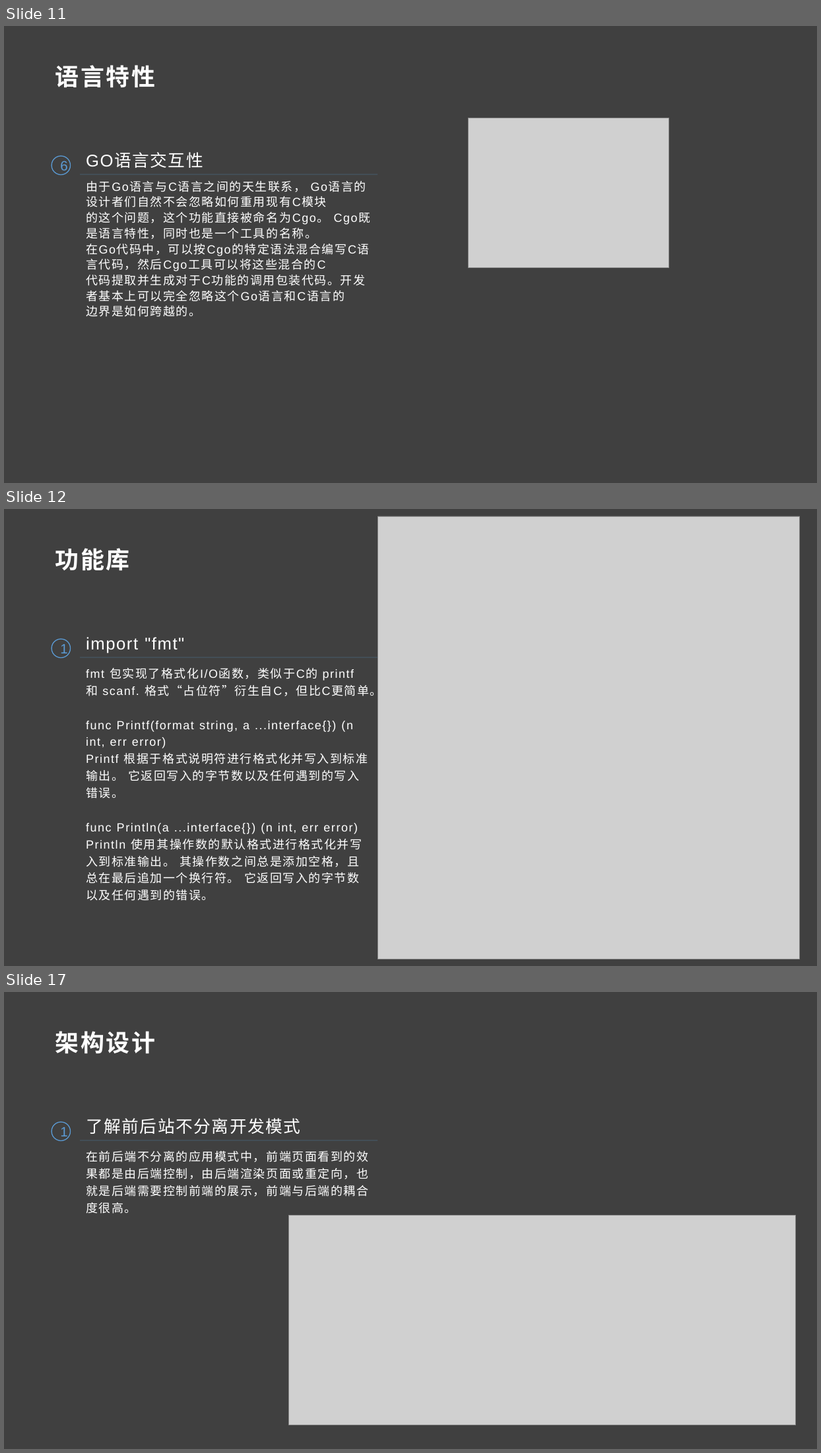
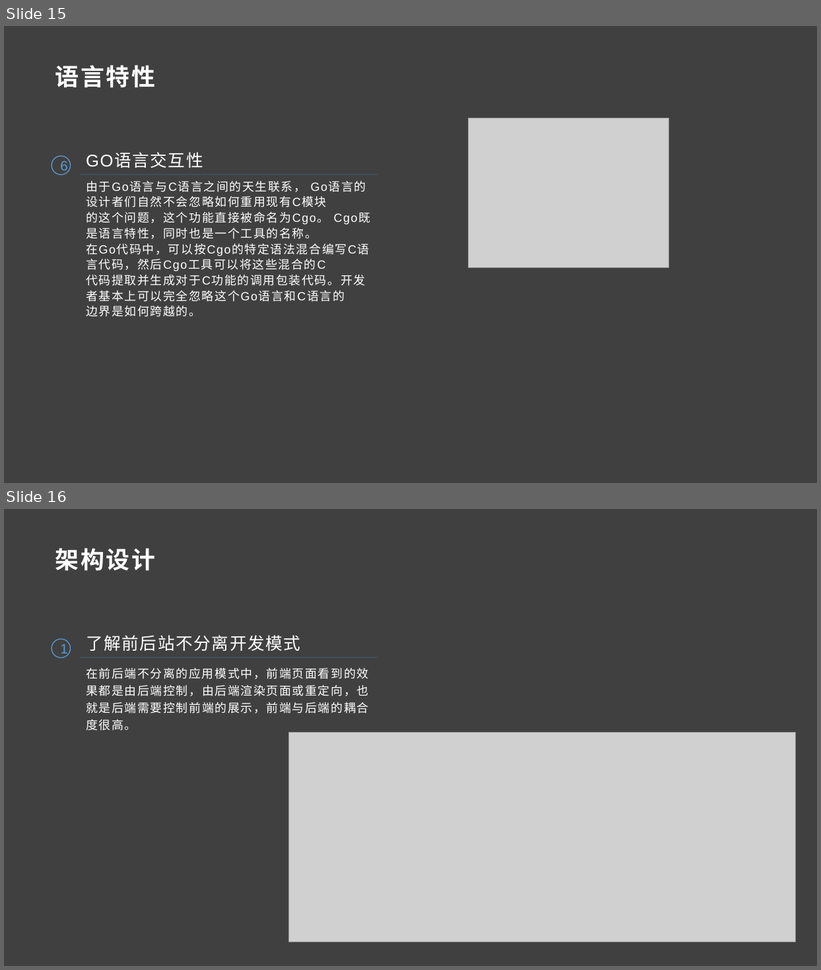
Before and after one commit to guojinchao/share, a slide deck: Gin框架与Pongo2模板语法搭建架构/走进GO的世界.pptx. Shown one above the other, each under a label of ours: slides 11, 12 and 17 before the commit, slides 15 and 16 after it; the slides between them are not shown. The pictures are 821x1453 and 821x970 pixels, drawn with LibreOffice and Linux fonts; fonts in the diff are those of the drawing; grey boxes stand for pictures. Boxes give left, top, right and bottom in pixels: in the first picture for what was removed or moved away, otherwise in the second. Text is boxed around its words. In the diff, an @@ line names an element or a change of style, - is before the commit and + after.

```diff
--- a/Gin框架与Pongo2模板语法搭建架构/走进GO的世界.pptx
+++ b/Gin框架与Pongo2模板语法搭建架构/走进GO的世界.pptx
@@ slide 12 removed at (4, 509, 817, 966), background #404040 @@
@@ picture removed at (378, 516, 800, 959) @@
@@ text removed at (55, 548, 130, 570) @@
-功能库
@@ ellipse removed at (52, 639, 71, 658) @@
-1
@@ text removed at (86, 637, 184, 654) @@
-import "fmt"
@@ line removed from (81, 657) to (378, 657) @@
@@ text removed at (86, 668, 382, 901) @@
-fmt 包实现了格式化I/O函数，类似于C的 printf 和 scanf. 格式“占位符”衍生自C，但比C更简单。
-func Printf(format string, a ...interface{}) (n int, err error)
-Printf 根据于格式说明符进行格式化并写入到标准输出。 它返回写入的字节数以及任何遇到的写入错误。
-func Println(a ...interface{}) (n int, err error)
-Println 使用其操作数的默认格式进行格式化并写入到标准输出。 其操作数之间总是添加空格，且总在最后追加一个换行符。 它返回写入的字节数以及任何遇到的错误。
@@ what was slide 11 is now slide 15 @@
@@ what was slide 17 is now slide 16 @@
```
Also in this commit, not shown: 1 slide changed, 4 slides added, 4 other slides removed.
